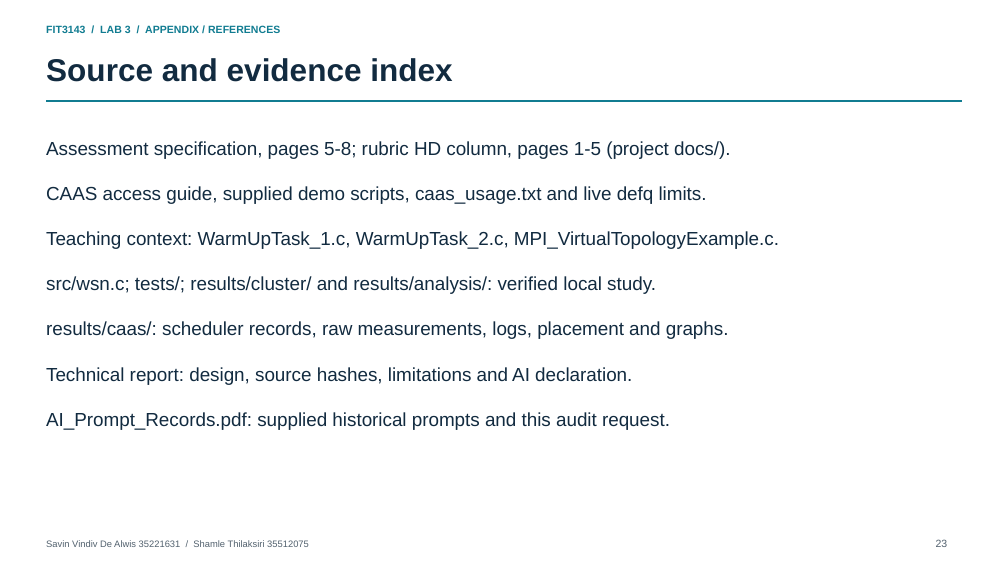
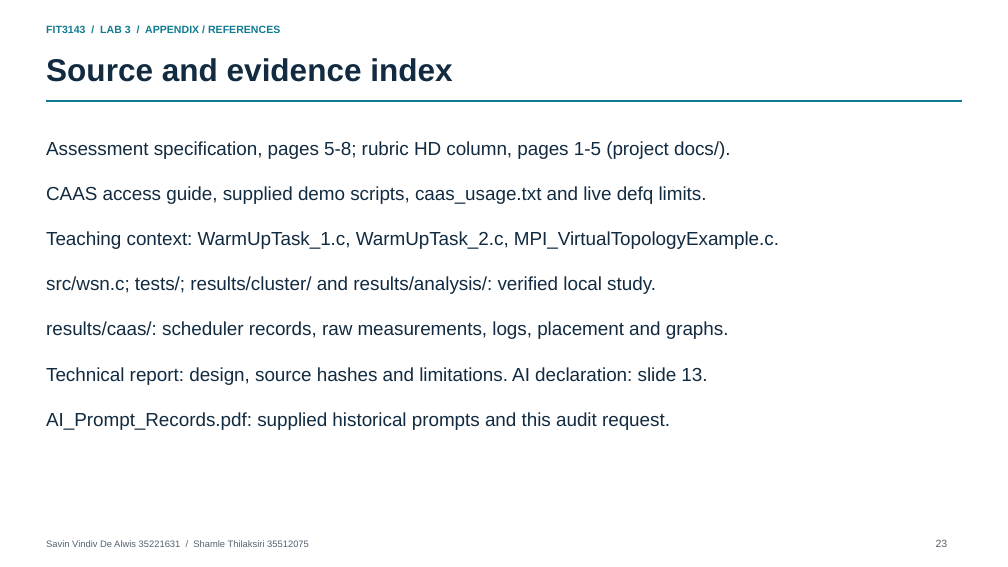
Before and after one commit to Shamle-T/FIT3143-Parallel-Computing, a slide deck: slide 23 of lab_3/Lab3_35221631_35512075_Submission_With_PPTX/submission_ready/docs/Lab3_Presentation_Editable.pptx. Drawn at 1008x567 pixels with LibreOffice and Linux fonts; fonts in the diff are those of the drawing. Boxes give left, top, right and bottom in pixels: in the first picture for what was removed or moved away, otherwise in the second. Text is boxed around its words. In the diff, an @@ line names an element or a change of style, - is before the commit and + after.

Commit message:
Replace Questions slide with consolidated AI declaration

```diff
--- a/lab_3/Lab3_35221631_35512075_Submission_With_PPTX/submission_ready/docs/Lab3_Presentation_Editable.pptx
+++ b/lab_3/Lab3_35221631_35512075_Submission_With_PPTX/submission_ready/docs/Lab3_Presentation_Editable.pptx
@@ text at [46,367,707,385]: text changed @@
-Technical report: design, source hashes, limitations and AI declaration.
+Technical report: design, source hashes and limitations. AI declaration: slide 13.
```
Also in this commit, not shown: 1 other slide changed, 1 slide added, 1 slide removed, 11 other files.
